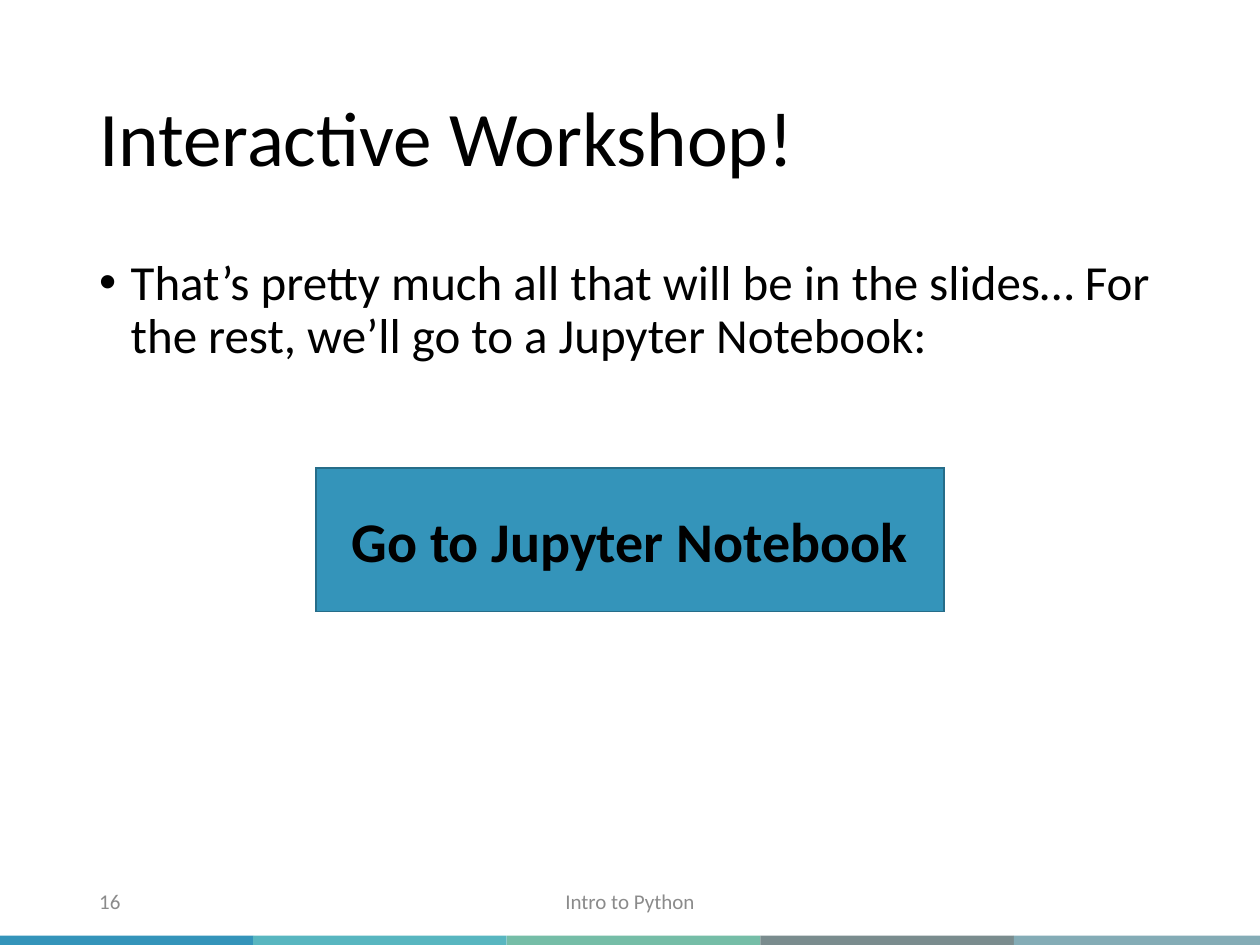
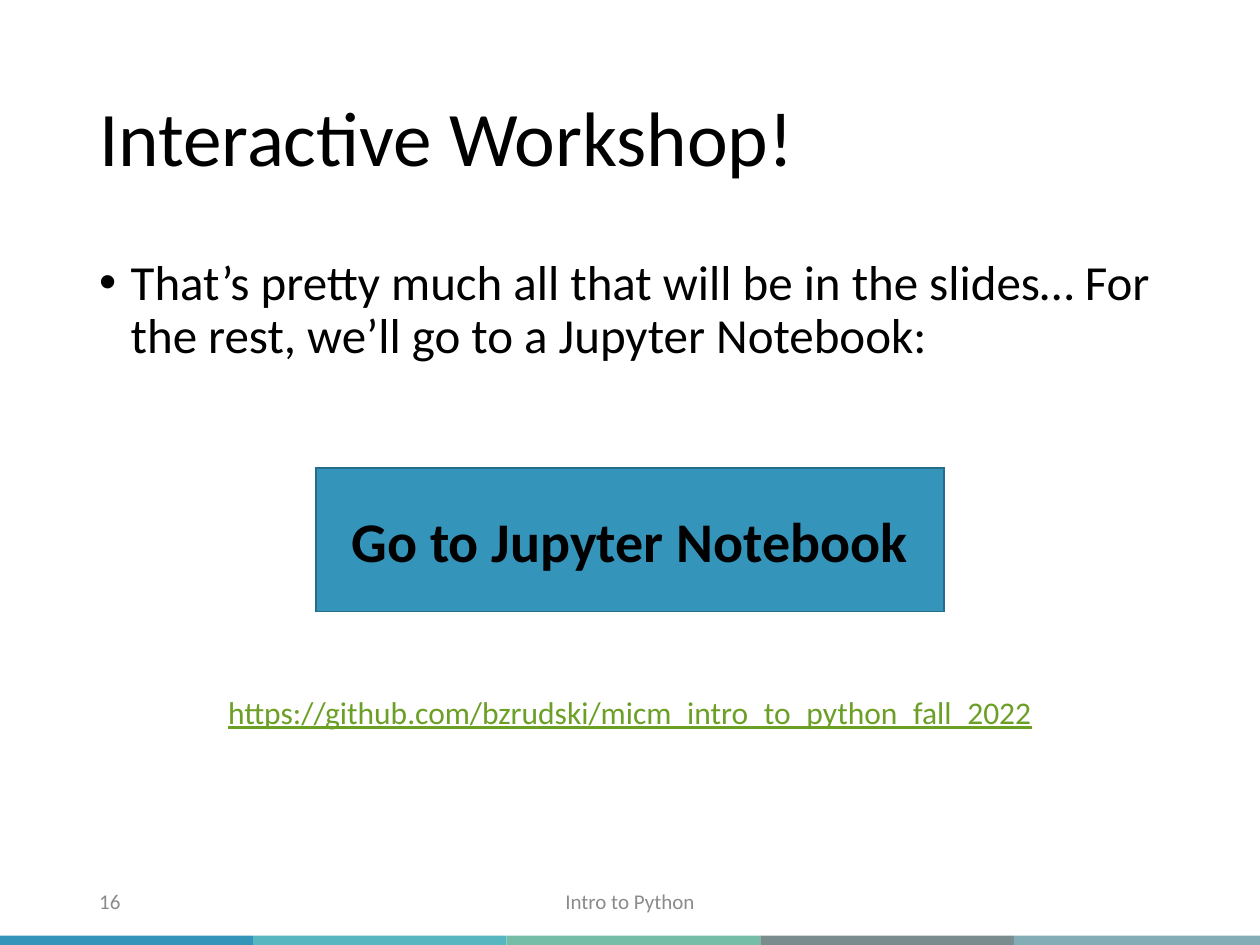
Before and after one commit to McGill-MiCM/micm_intro_to_python_fall_2022, a slide deck: slide 16 of slides/Intro_to_Python_MiCM_slides_2022.pptx. Drawn at 1260x945 pixels with LibreOffice and Linux fonts; fonts in the diff are those of the drawing; background and template pictures are left out. Boxes give left, top, right and bottom in pixels: in the first picture for what was removed or moved away, otherwise in the second. Text is boxed around its words. In the diff, an @@ line names an element or a change of style, - is before the commit and + after.

```diff
--- a/slides/Intro_to_Python_MiCM_slides_2022.pptx
+++ b/slides/Intro_to_Python_MiCM_slides_2022.pptx
@@ text added at bbox=[228, 702, 1031, 730], 18 pt, text #6B9F25, underline @@
+https://github.com/bzrudski/micm_intro_to_python_fall_2022
```
Also in this commit, not shown: 2 other slides changed, 1 other file.
